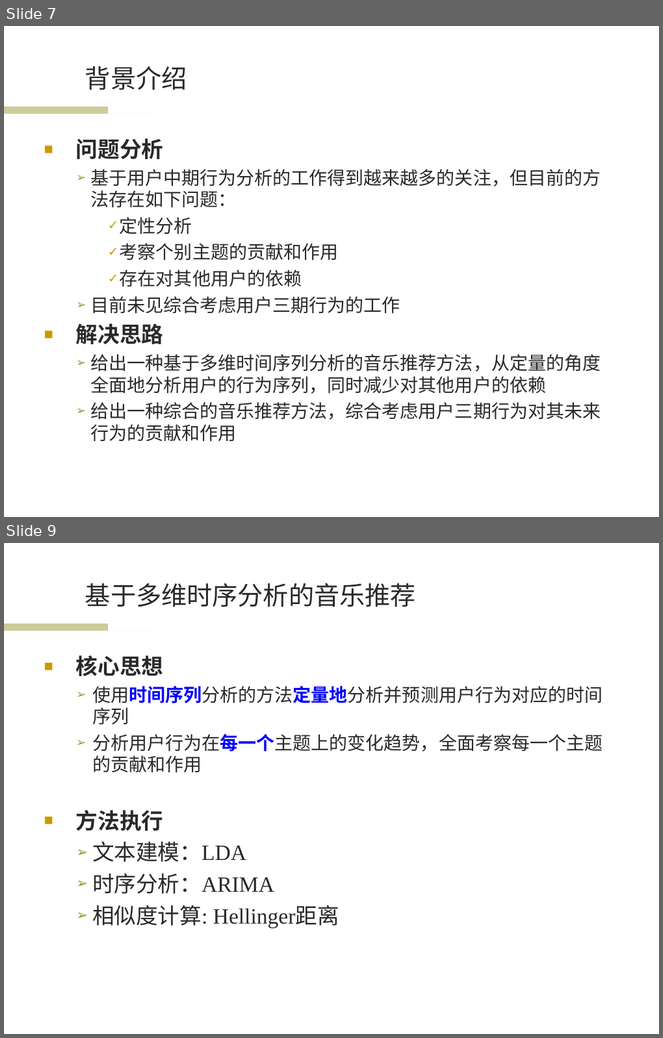
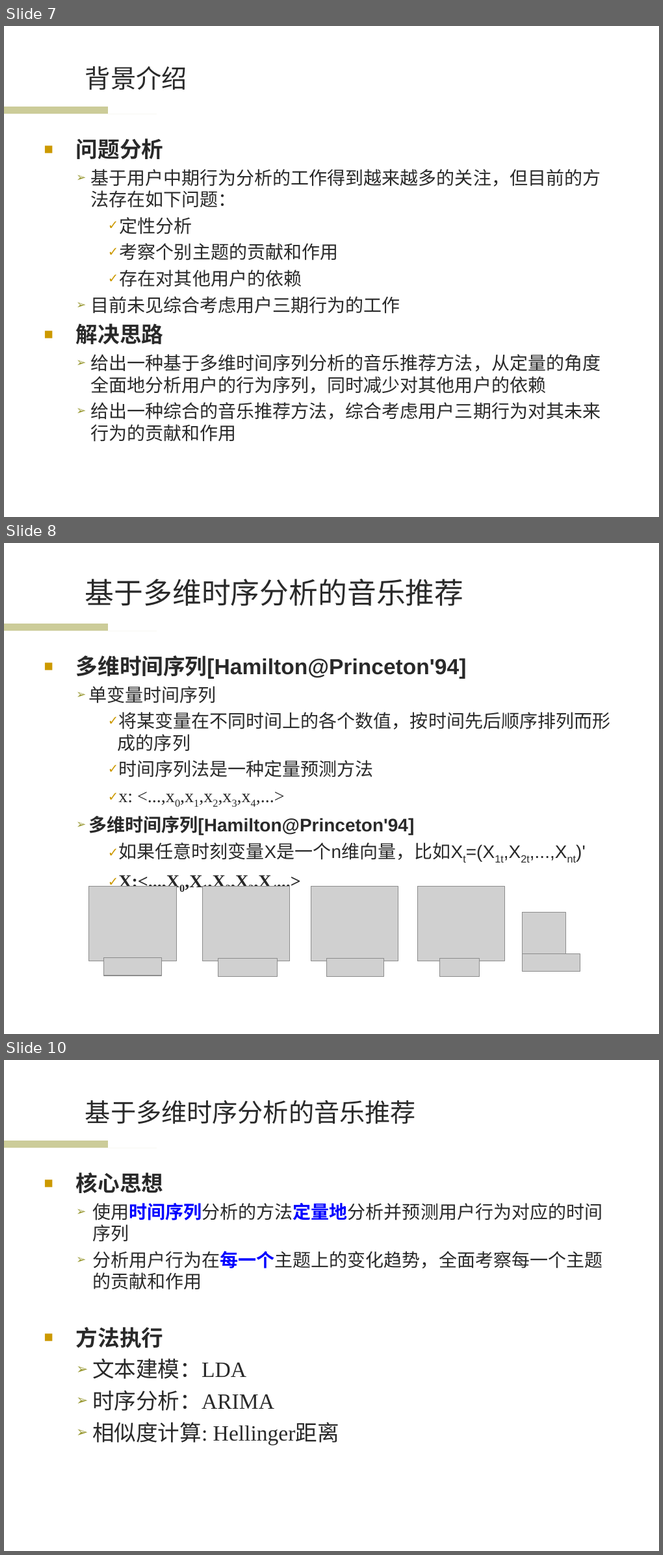
Before and after one commit to wwssttt/NJUThesis, a slide deck: ppt/一种基于时间序列分析的个性化音乐推荐系统及其实现.ppt. Shown one above the other, each under a label of ours: slides 7 and 9 before the commit, slides 7, 8 and 10 after it; the slides between them are not shown. The pictures are 663x1038 and 663x1555 pixels, drawn with LibreOffice and Linux fonts; fonts in the diff are those of the drawing; grey boxes stand for pictures; background and template pictures are left out. Boxes give left, top, right and bottom in pixels: in the first picture for what was removed or moved away, otherwise in the second. Text is boxed around its words. In the diff, an @@ line names an element or a change of style, - is before the commit and + after.

```diff
--- a/ppt/一种基于时间序列分析的个性化音乐推荐系统及其实现.ppt
+++ b/ppt/一种基于时间序列分析的个性化音乐推荐系统及其实现.ppt
@@ slide 8 added at [4, 543, 659, 1034], background #FFFFFF; not listed: 2 template elements that a slide beside it also shows @@
@@ title added at [85, 579, 464, 606], 32 pt, text #292929 @@
+基于多维时序分析的音乐推荐
@@ text added at [76, 655, 610, 860], 20 pt, text #292929 @@
+■ 多维时间序列[Hamilton@Princeton'94]
+  ➢ 单变量时间序列
+    ✓ 将某变量在不同时间上的各个数值，按时间先后顺序排列而形成的序列
+    ✓ 时间序列法是一种定量预测方法
+    ✓ x: <...,x0,x1,x2,x3,x4,...>
+  ➢ 多维时间序列[Hamilton@Princeton'94]
+    ✓ 如果任意时刻变量X是一个n维向量，比如Xt=(X1t,X2t,...,Xnt)'
+    ✓ X:<...,X0,X1,X2,X3,X4...>
@@ picture added at [89, 887, 176, 962] @@
@@ picture added at [202, 887, 289, 962] @@
@@ picture added at [311, 887, 399, 962] @@
@@ picture added at [417, 887, 504, 962] @@
@@ picture added at [522, 913, 566, 956] @@
@@ picture added at [103, 958, 161, 976] @@
@@ picture added at [218, 959, 278, 977] @@
@@ picture added at [326, 959, 384, 977] @@
@@ picture added at [440, 959, 479, 977] @@
@@ picture added at [522, 954, 580, 972] @@
@@ what was slide 9 is now slide 10 @@
```
Also in this commit, not shown: 3 slides changed.
